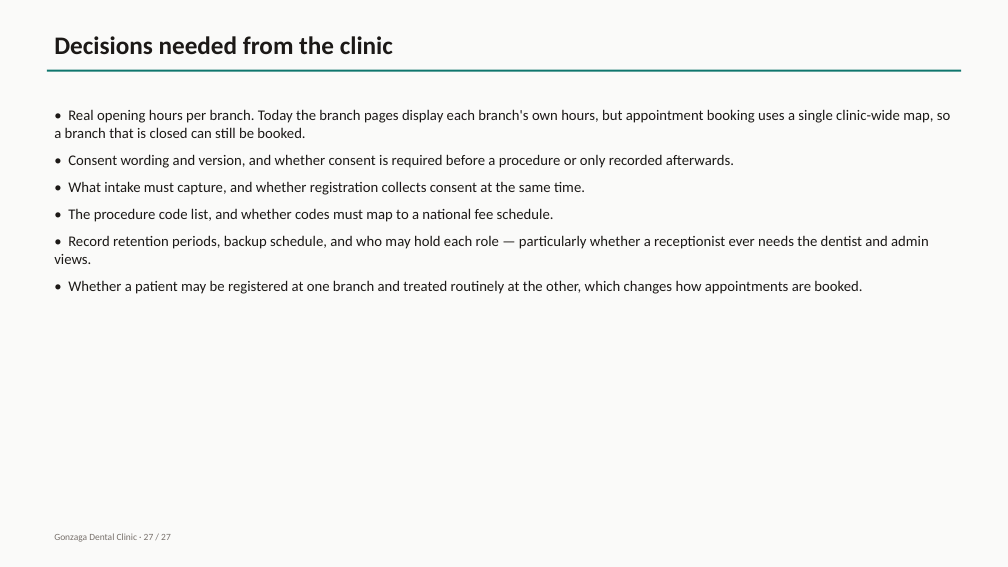
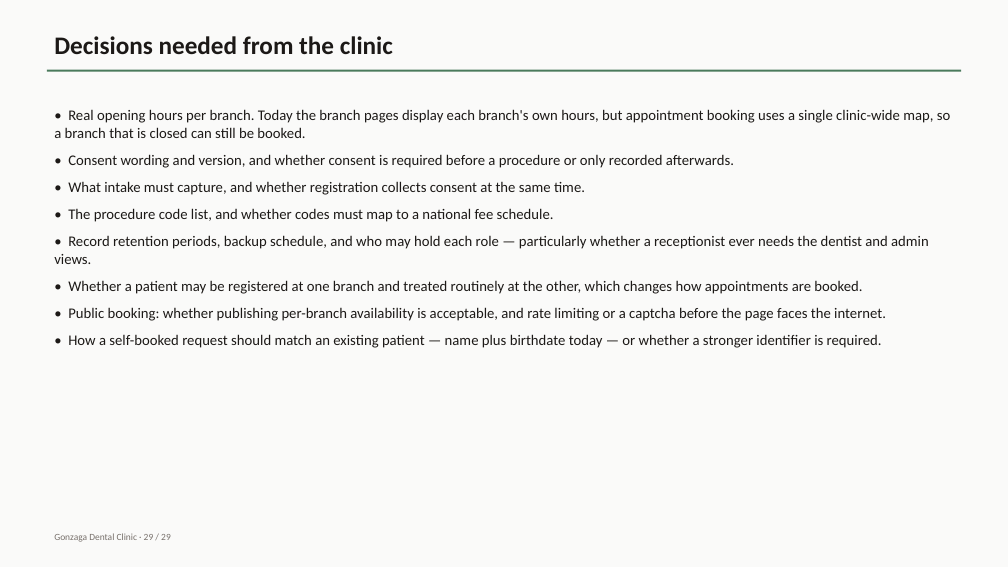
Before and after one commit to fritzmichael1-2/gonzaga-dental-clinic-system, a slide deck: slide 29 of docs/GDCMAS-Project-Walkthrough.pptx (slide 27 before the commit). Drawn at 1008x567 pixels with LibreOffice and Linux fonts; fonts in the diff are those of the drawing. Boxes give left, top, right and bottom in pixels: in the first picture for what was removed or moved away, otherwise in the second. Text is boxed around its words. In the diff, an @@ line names an element or a change of style, - is before the commit and + after.

Commit message:
Public online booking, cross-branch pending guard, sage theme and clinic logo
- Add the public /book self-service booking page backed by anon-callable
  public_* RPCs, with a cross-branch pending-appointment guard enforced in the
  schema and covered by smoke-test.sql.
- Rebrand the UI to the clinic's sage green and replace the placeholder marks
  with the real logo (favicon, sidebar, login, /book); drop app/icon.svg.
- Fix the /book slot list rendering every slot as past by adding
  clinicInstantNow() and passing nowIso from the server.
- Refresh the walkthrough pipeline: 21 screenshots, reworked audit/PDF/PPTV
  scripts, and regenerated docs. Ignore __pycache__, lock files and env backups.

```diff
--- a/docs/GDCMAS-Project-Walkthrough.pptx
+++ b/docs/GDCMAS-Project-Walkthrough.pptx
@@ rectangle at [47,70,961,72]: fill #0F766E to #4A7A5C @@
@@ text at [68,307,886,348]: paragraphs added @@
+• Public booking: whether publishing per-branch availability is acceptable, and rate limiting or a captcha before the page faces the internet.
+• How a self-booked request should match an existing patient — name plus birthdate today — or whether a stronger identifier is required.
```
Also in this commit, not shown: 26 other slides changed, 2 slides added, 28 other files.
